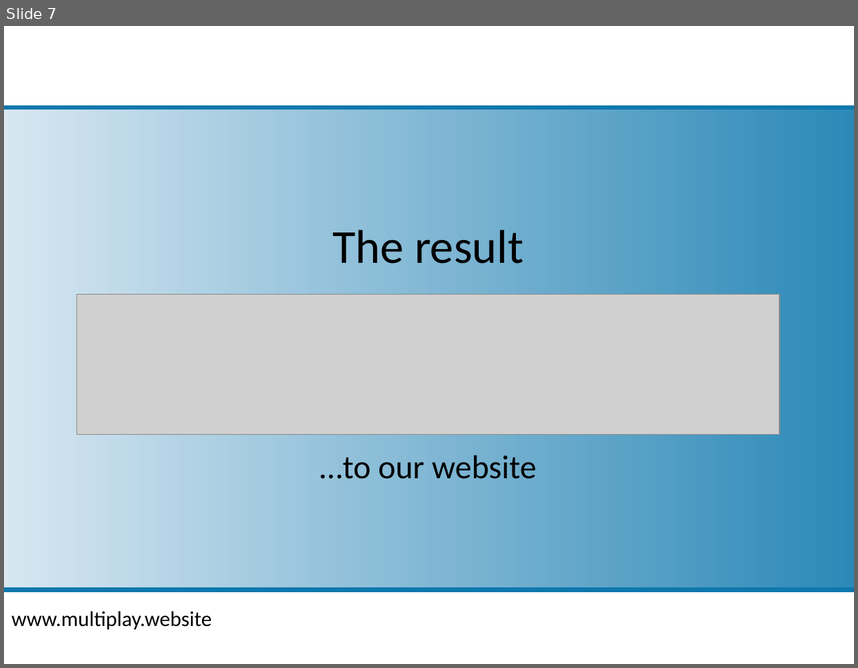
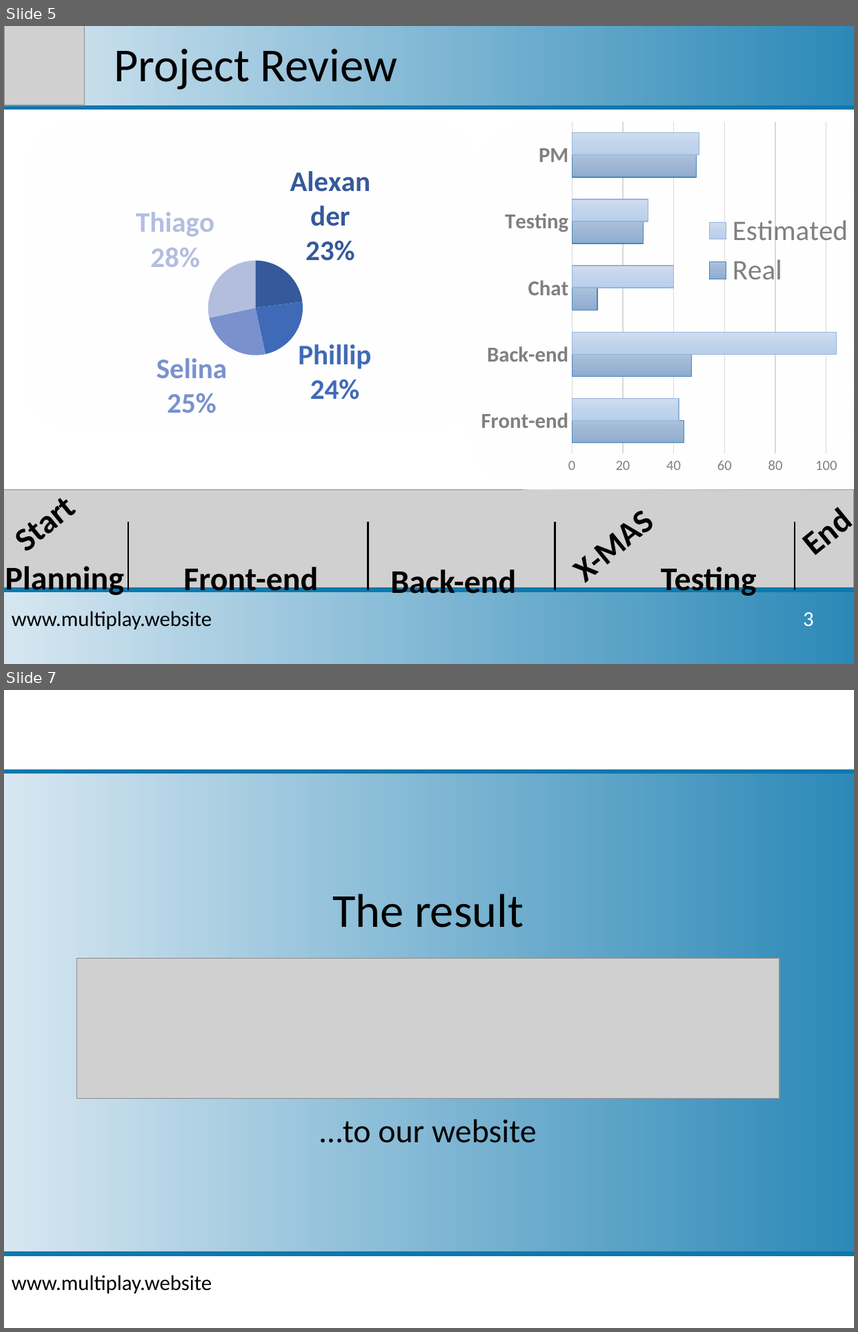
Before and after one commit to sbrinnich/MultiPlay, a slide deck: doc/Projektpraesentation_2017-01-23.pptx. Shown one above the other, each under a label of ours: slide 7 before the commit, slides 5 and 7 after it; the slides between them are not shown. The pictures are 858x668 and 858x1332 pixels, drawn with LibreOffice and Linux fonts; fonts in the diff are those of the drawing; grey boxes stand for pictures; background and template pictures are left out. Boxes give left, top, right and bottom in pixels: in the first picture for what was removed or moved away, otherwise in the second. Text is boxed around its words. In the diff, an @@ line names an element or a change of style, - is before the commit and + after.

```diff
--- a/doc/Projektpraesentation_2017-01-23.pptx
+++ b/doc/Projektpraesentation_2017-01-23.pptx
@@ slide 5 added at (x1=4, y1=26, x2=854, y2=664), background picture (left out) @@
@@ rectangle added at (x1=4, y1=26, x2=854, y2=107), fill gradient #F6F8FC to #0E78AD, outline #0E78AD 4 pt @@
@@ picture added at (x1=4, y1=26, x2=84, y2=105) @@
@@ title added at (x1=114, y1=49, x2=397, y2=89), 40 pt, text #000000 @@
+Project Review
@@ rounded rectangle added at (x1=23, y1=123, x2=479, y2=430), fill gradient #FFFFFF @@
@@ pie chart added at (x1=23, y1=123, x2=462, y2=430) @@
+categories: Alexander, Phillip, Selina, Thiago
+Series 1: 23, 24, 25, 28
@@ rounded rectangle added at (x1=470, y1=123, x2=854, y2=489), fill gradient #FFFFFF @@
@@ bar chart added at (x1=473, y1=114, x2=854, y2=535) @@
+categories: Front-end, Back-end, Chat, Testing, PM
+Real: 44, 47, 10, 28, 49
+Estimated: 42, 104, 40, 30, 50
@@ text added at (x1=487, y1=346, x2=568, y2=361), 28 pt, text #000000, bold @@
+End
@@ text added at (x1=4, y1=476, x2=92, y2=566), 28 pt, text #000000, bold @@
+Start
@@ picture added at (x1=4, y1=489, x2=854, y2=590) @@
@@ line added from (128, 521) to (128, 590), #000000 1.5 pt @@
@@ line added from (368, 521) to (368, 590), #000000 1.5 pt @@
@@ line added from (555, 521) to (555, 590), #000000 1.5 pt @@
@@ line added from (795, 521) to (795, 590), #000000 1.5 pt @@
@@ text added at (x1=585, y1=546, x2=606, y2=590), 28 pt, text #000000, bold @@
+X-MAS
@@ text added at (x1=661, y1=562, x2=757, y2=595), 28 pt, text #000000, bold @@
+Testing
@@ text added at (x1=5, y1=566, x2=124, y2=595), 28 pt, text #000000, bold @@
+Planning
@@ text added at (x1=183, y1=566, x2=318, y2=592), 28 pt, text #000000, bold @@
+Front-end
@@ text added at (x1=390, y1=565, x2=516, y2=593), 28 pt, text #000000, bold @@
+Back-end
@@ rectangle added at (x1=4, y1=590, x2=854, y2=664), fill gradient #F6F8FC to #0E78AD, outline #0E78AD 4 pt @@
@@ text added at (x1=12, y1=610, x2=212, y2=629), 18 pt, text #000000 @@
+www.multiplay.website
@@ text added at (x1=803, y1=612, x2=814, y2=626), 18 pt, text #FFFFFF @@
+3
```
Also in this commit, not shown: 3 slides changed, 1 slide removed.
